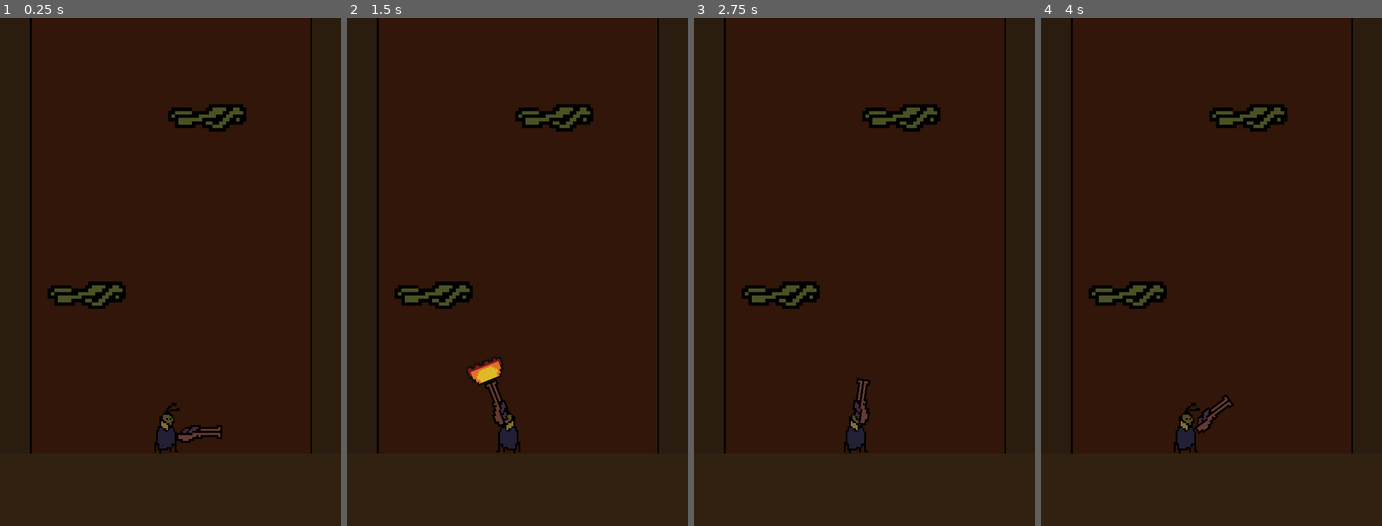
Above: before the commit, frames 1-4 (left to right).
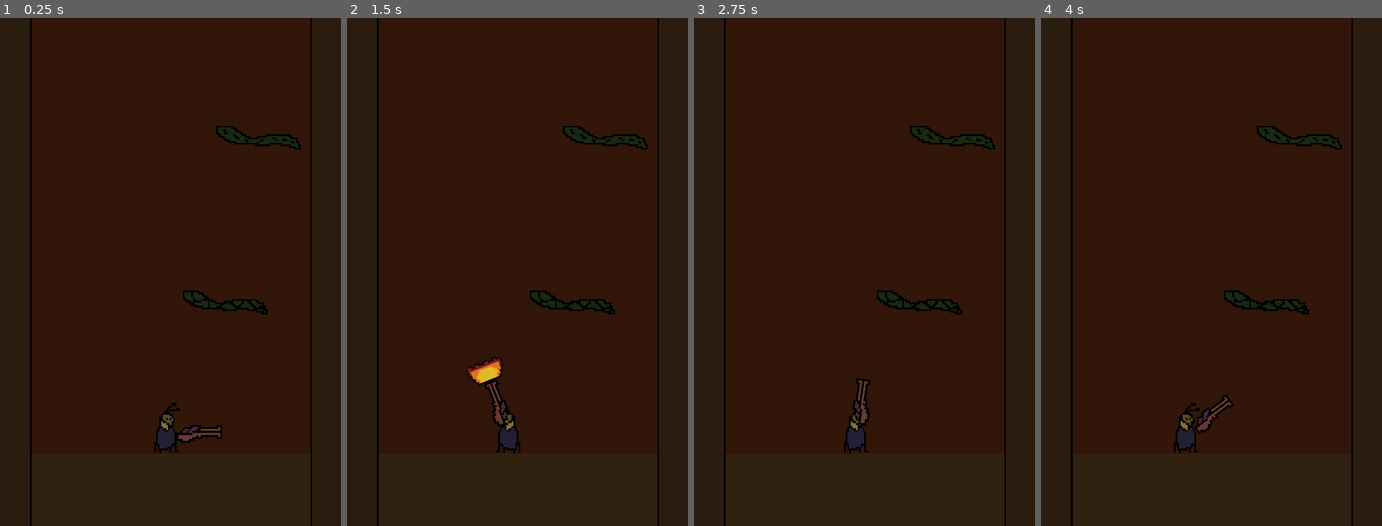
Above: after the commit, the same moments.

Repository: ottop/Shell_Jump_Go
Game: Godot game, scene res://main.tscn
The game is run twice, just before and just after one commit, with the same random seed, the same clock (stepped at 60 frames per second) and the same inputs.
Inputs (mouse positions are in pixels of both pictures, inside the frame that each line leads up to):
- Up to frame 1 (0.25 s): no input
- Up to frame 2 (1.5 s): tap Enter at 0.5 s; move the mouse to (592, 246) at 0.52 s; click (592, 246) at 0.67 s; tap Space at 1.25 s; move the mouse to (449, 297) at 1.27 s; click (449, 297) at 1.42 s
- Up to frame 3 (2.75 s): tap Enter at 2 s; move the mouse to (898, 160) at 2.02 s; click (898, 160) at 2.17 s
- Up to frame 4 (4 s): tap Space at 2.75 s; move the mouse to (1194, 373) at 2.77 s; click (1194, 373) at 2.92 s; tap Enter at 3.5 s; move the mouse to (1313, 348) at 3.52 s; click (1313, 348) at 3.67 s

The runs differ from the first frame. In frame 1, 3.0% of the frame differs, in the area x 8-92%, y 17-100%; in frame 2, 3.0%; in frame 3, 3.0%; in frame 4, 3.0%.

Commit message:
Platform sprites randomized and fixed layering

Diff:
--- a/character.tscn
+++ b/character.tscn
@@ -142,6 +142,8 @@
 }]
 
 [node name="Character" type="CharacterBody2D"]
+top_level = true
+z_index = 2
 script = ExtResource("1_bhhrg")
 
 [node name="Sprite" type="Sprite2D" parent="."]
@@ -160,6 +162,7 @@
 script = ExtResource("3_m30d8")
 
 [node name="Gun" type="CharacterBody2D" parent="."]
+visibility_layer = 513
 position = Vector2(0.5, 2)
 script = ExtResource("3_7iakr")
 
--- a/main.gd
+++ b/main.gd
@@ -1,6 +1,10 @@
 extends Node
 
 @export var pf_scene: PackedScene
+@export var pf_scene2: PackedScene
+@export var pf_scene3: PackedScene
+@export var pf_scene4: PackedScene
+@export var pf_scene5: PackedScene
 @export var scaling = 0.6
 @export var pos_y_min = 150
 @export var pos_y_max = 350
@@ -34,8 +38,23 @@
 				break
 
 func make_platform(first):
-	var pf = pf_scene.instantiate()
-	pf.scale = Vector2(scaling,scaling)
+	var scene = randi_range(0,4)
+	var pf
+
+	if scene == 0:
+		pf = pf_scene.instantiate()
+
+	else: if scene == 1:
+		pf = pf_scene2.instantiate()
+
+	else: if scene == 2:
+		pf = pf_scene3.instantiate()
+
+	else: if scene == 3:
+		pf = pf_scene4.instantiate()
+
+	else: if scene == 4:
+		pf = pf_scene5.instantiate()
 
 	if first == false:
 		pf.position.y=prev_pos.y
--- a/main.tscn
+++ b/main.tscn
@@ -1,15 +1,23 @@
-[gd_scene load_steps=7 format=3 uid="uid://dr0fu7s5s6ch6"]
+[gd_scene load_steps=11 format=3 uid="uid://dr0fu7s5s6ch6"]
 
 [ext_resource type="Script" path="res://main.gd" id="1_1gbm8"]
 [ext_resource type="PackedScene" uid="uid://cg81kbles74dx" path="res://character.tscn" id="1_40b6w"]
 [ext_resource type="PackedScene" uid="uid://dl08euttbyr3b" path="res://background.tscn" id="1_878dy"]
 [ext_resource type="PackedScene" uid="uid://dagkvcyked7kc" path="res://ground.tscn" id="2_jmtls"]
 [ext_resource type="PackedScene" uid="uid://7uf1sfwpr6sl" path="res://wall.tscn" id="3_gv5en"]
+[ext_resource type="PackedScene" uid="uid://d3tqnuhapkkoq" path="res://platform_2.tscn" id="3_ranjx"]
+[ext_resource type="PackedScene" uid="uid://by8gmcwragvgr" path="res://platform_3.tscn" id="4_o4bbr"]
+[ext_resource type="PackedScene" uid="uid://drkid45i2ujjg" path="res://platform_4.tscn" id="5_dqfu5"]
+[ext_resource type="PackedScene" uid="uid://cd1rp0icf51bd" path="res://platform_5.tscn" id="6_62jen"]
 [ext_resource type="PackedScene" uid="uid://cimr5olmgtxx0" path="res://platform.tscn" id="6_tqfgu"]
 
 [node name="Main" type="Node"]
 script = ExtResource("1_1gbm8")
 pf_scene = ExtResource("6_tqfgu")
+pf_scene2 = ExtResource("3_ranjx")
+pf_scene3 = ExtResource("4_o4bbr")
+pf_scene4 = ExtResource("5_dqfu5")
+pf_scene5 = ExtResource("6_62jen")
 
 [node name="Background" parent="." instance=ExtResource("1_878dy")]
 offset_left = -570.0
--- a/platform.tscn
+++ b/platform.tscn
@@ -1,16 +1,13 @@
-[gd_scene load_steps=3 format=3 uid="uid://cimr5olmgtxx0"]
+[gd_scene load_steps=2 format=3 uid="uid://cimr5olmgtxx0"]
 
 [ext_resource type="Texture2D" uid="uid://eqikyye7mt2f" path="res://art/root9.png" id="1_670j8"]
-
-[sub_resource type="RectangleShape2D" id="RectangleShape2D_jqqtd"]
-size = Vector2(248, 80)
 
 [node name="Platform" type="AnimatableBody2D"]
 
 [node name="Sprite" type="Sprite2D" parent="."]
+scale = Vector2(0.6, 0.6)
 texture = ExtResource("1_670j8")
 
-[node name="CollisionShape2D" type="CollisionShape2D" parent="."]
-position = Vector2(9, 0)
-shape = SubResource("RectangleShape2D_jqqtd")
+[node name="CollisionPolygon2D" type="CollisionPolygon2D" parent="."]
+polygon = PackedVector2Array(-2, -11, -26, -11, -27, -17, -63, -18, -63, -11, -69, -12, -69, 6, -57, 6, -57, 18, -21, 18, -20, 13, -9, 13, -9, 18, 2, 18, 2, 23, 33, 23, 33, 19, 38, 19, 39, 13, 63, 12, 64, 6, 70, 7, 70, -17, 63, -18, 63, -23, 4, -23, 3, -18, -2, -18)
 one_way_collision = true
--- /dev/null
+++ b/platform_2.tscn
@@ -0,0 +1,17 @@
+[gd_scene load_steps=3 format=3 uid="uid://d3tqnuhapkkoq"]
+
+[ext_resource type="Texture2D" uid="uid://cdhfcuduj71g4" path="res://art/root7.png" id="1_0wobb"]
+
+[sub_resource type="RectangleShape2D" id="RectangleShape2D_csapx"]
+size = Vector2(156, 45)
+
+[node name="Platform2" type="AnimatableBody2D"]
+
+[node name="Sprite" type="Sprite2D" parent="."]
+scale = Vector2(0.5, 0.5)
+texture = ExtResource("1_0wobb")
+
+[node name="CollisionShape2D" type="CollisionShape2D" parent="."]
+position = Vector2(0, -0.5)
+shape = SubResource("RectangleShape2D_csapx")
+one_way_collision = true
--- /dev/null
+++ b/platform_3.tscn
@@ -0,0 +1,13 @@
+[gd_scene load_steps=2 format=3 uid="uid://by8gmcwragvgr"]
+
+[ext_resource type="Texture2D" uid="uid://cibib0umb8c54" path="res://art/root8.png" id="1_vgq2b"]
+
+[node name="Platform3" type="AnimatableBody2D"]
+
+[node name="Sprite" type="Sprite2D" parent="."]
+scale = Vector2(0.3, 0.3)
+texture = ExtResource("1_vgq2b")
+
+[node name="CollisionPolygon2D" type="CollisionPolygon2D" parent="."]
+polygon = PackedVector2Array(0, 0, -14, 0, -46, -20, -75, -21, -75, -6, -53, 9, -42, 9, -42, 13, -7, 12, -5, 15, 21, 15, 22, 12, 39, 12, 40, 15, 54, 15, 53, 18, 63, 18, 63, 21, 75, 21, 74, 13, 72, 13, 73, 7, 69, 6, 69, 1, 61, 0, 60, -3, 58, -2, 56, -6, 13, -6, 12, -4, -2, -3)
+one_way_collision = true
--- /dev/null
+++ b/platform_4.tscn
@@ -0,0 +1,13 @@
+[gd_scene load_steps=2 format=3 uid="uid://drkid45i2ujjg"]
+
+[ext_resource type="Texture2D" uid="uid://6pkuk8q22rsu" path="res://art/root5.png" id="1_0gwpf"]
+
+[node name="Platform4" type="AnimatableBody2D"]
+
+[node name="Sprite" type="Sprite2D" parent="."]
+scale = Vector2(0.3, 0.3)
+texture = ExtResource("1_0gwpf")
+
+[node name="CollisionPolygon2D" type="CollisionPolygon2D" parent="."]
+polygon = PackedVector2Array(0, 0, -14, 0, -46, -20, -75, -21, -75, -6, -53, 9, -42, 9, -42, 13, -7, 12, -5, 15, 21, 15, 22, 12, 39, 12, 40, 15, 54, 15, 53, 18, 63, 18, 63, 21, 75, 21, 74, 13, 72, 13, 73, 7, 69, 6, 69, 1, 61, 0, 60, -3, 58, -2, 56, -6, 13, -6, 12, -4, -2, -3)
+one_way_collision = true
--- /dev/null
+++ b/platform_5.tscn
@@ -0,0 +1,18 @@
+[gd_scene load_steps=3 format=3 uid="uid://cd1rp0icf51bd"]
+
+[ext_resource type="Texture2D" uid="uid://dwow65wcy7o0c" path="res://art/root1.png" id="1_fqdaj"]
+
+[sub_resource type="RectangleShape2D" id="RectangleShape2D_imo2u"]
+size = Vector2(96, 22)
+
+[node name="Platform5" type="AnimatableBody2D"]
+scale = Vector2(1.3, 1.3)
+
+[node name="Sprite" type="Sprite2D" parent="."]
+scale = Vector2(0.3, 0.3)
+texture = ExtResource("1_fqdaj")
+
+[node name="CollisionShape2D" type="CollisionShape2D" parent="."]
+position = Vector2(3, 0)
+shape = SubResource("RectangleShape2D_imo2u")
+one_way_collision = true
--- a/project.godot
+++ b/project.godot
@@ -60,4 +60,3 @@
 [rendering]
 
 renderer/rendering_method="mobile"
-anti_aliasing/quality/msaa_2d=3
--- a/wall.tscn
+++ b/wall.tscn
@@ -8,6 +8,7 @@
 size = Vector2(121, 1113.5)
 
 [node name="Wall" type="StaticBody2D"]
+z_index = 1
 physics_material_override = SubResource("PhysicsMaterial_47gp2")
 
 [node name="Sprite2D" type="Sprite2D" parent="."]
